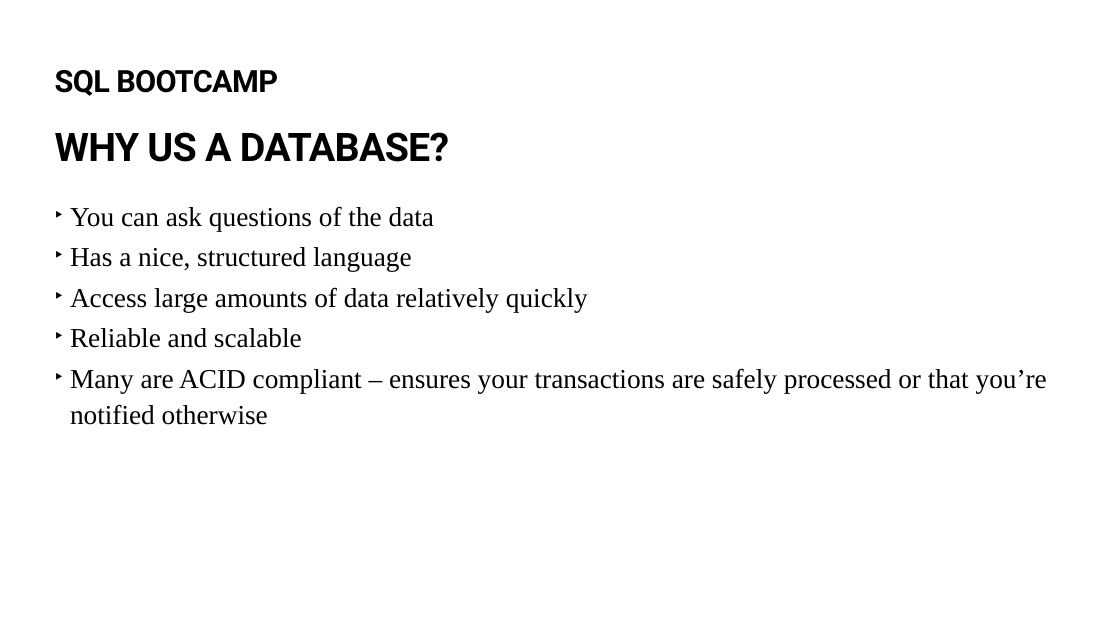
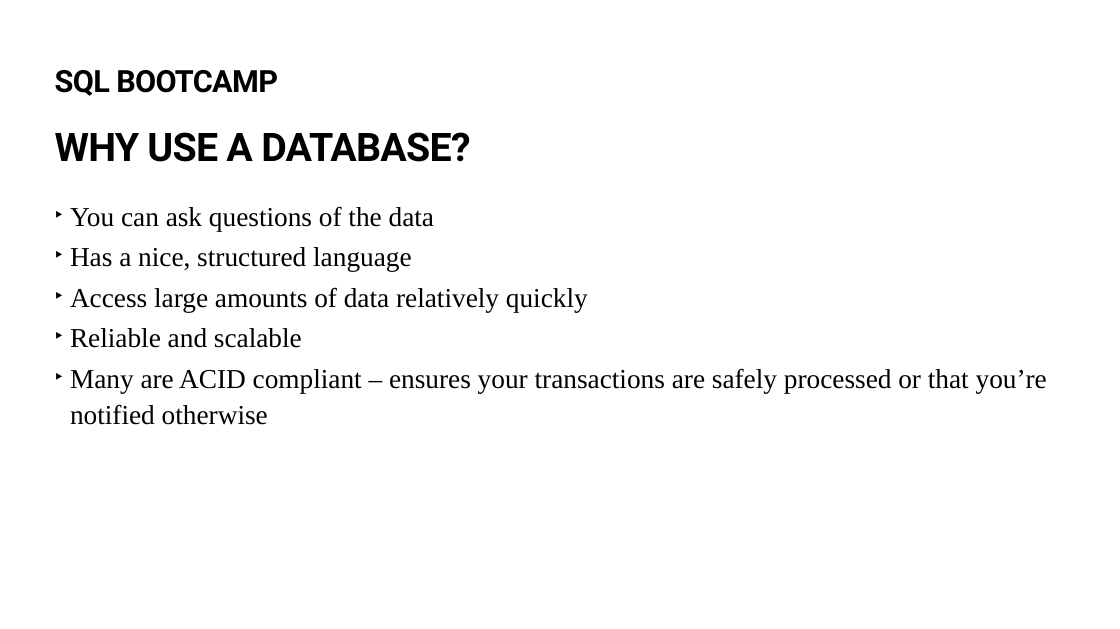
Before and after one commit to brandonmburroughs/sql_bootcamp, a slide deck: slide 7 of Slides/SQL Bootcamp.pptx. Drawn at 1120x629 pixels with LibreOffice and Linux fonts; fonts in the diff are those of the drawing. Boxes give left, top, right and bottom in pixels: in the first picture for what was removed or moved away, otherwise in the second. Text is boxed around its words. In the diff, an @@ line names an element or a change of style, - is before the commit and + after.

```diff
--- a/Slides/SQL Bootcamp.pptx
+++ b/Slides/SQL Bootcamp.pptx
@@ text at <box>55,132,470,162</box>: text changed @@
-WHY US A DATABASE?
+WHY USE A DATABASE?
```
Also in this commit, not shown: 1 other slide changed, 1 other file.
